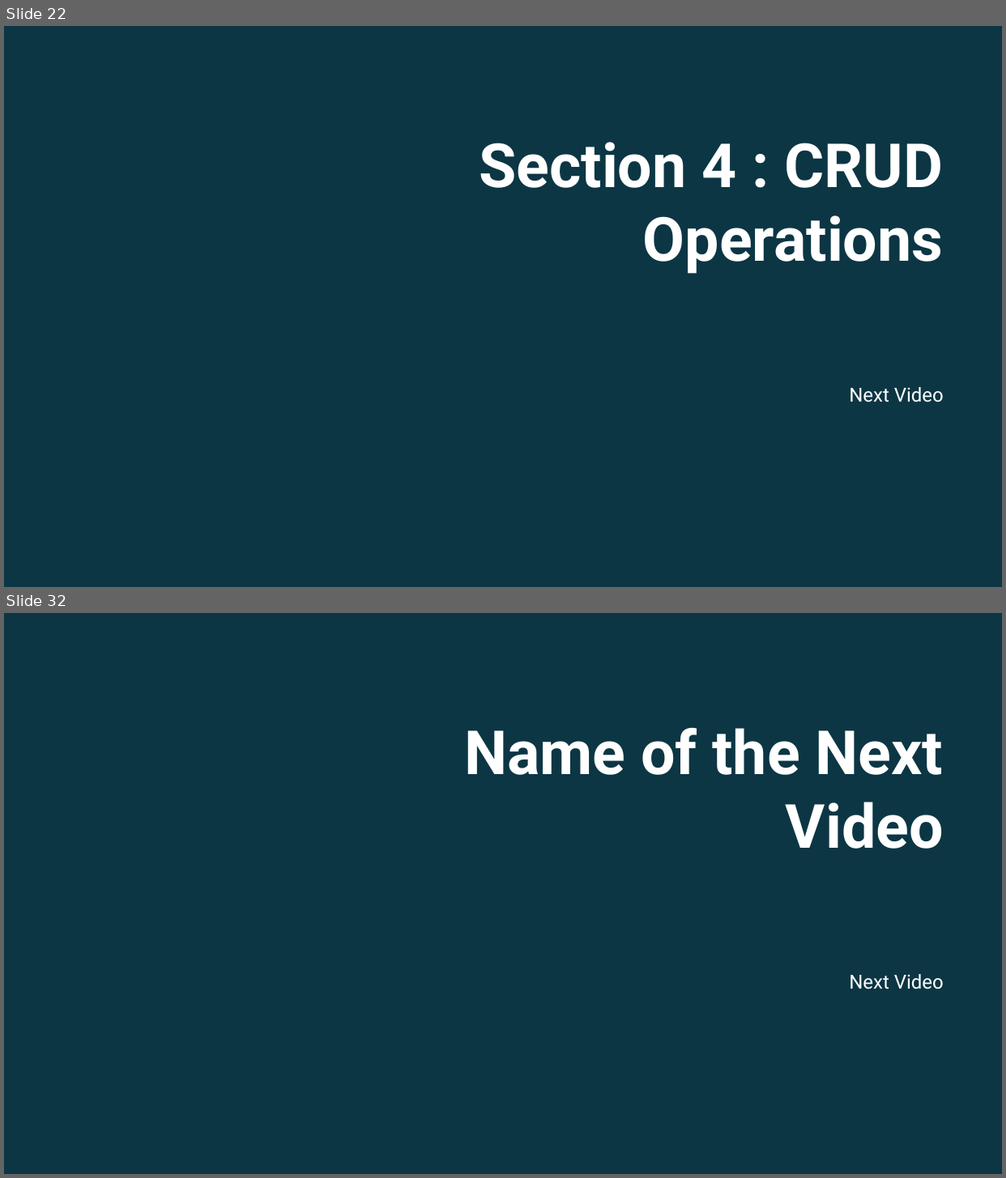
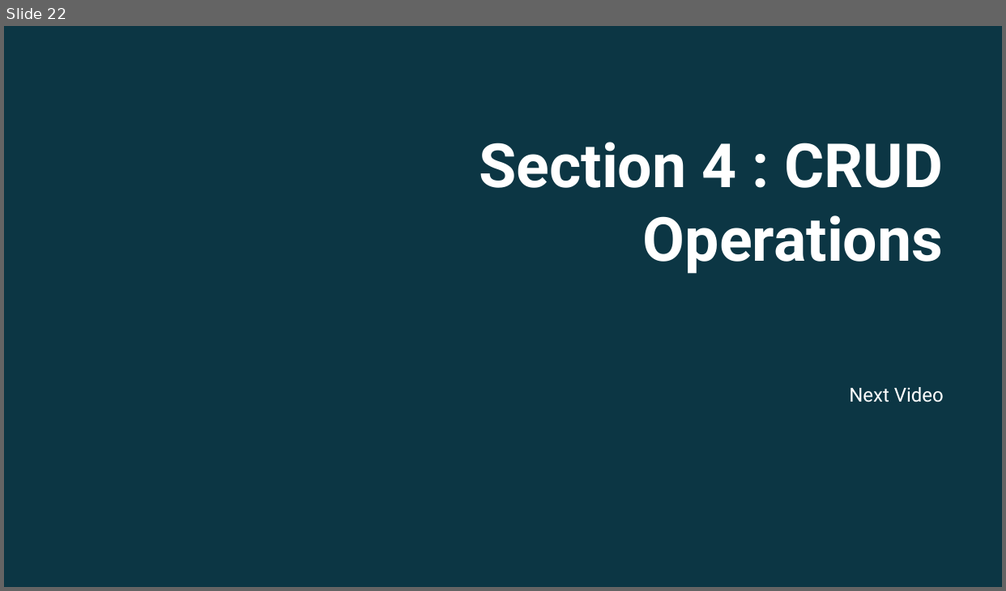
Before and after one commit to twalkerb/Entity-foundation-.NET-6, a slide deck: Sections/Section 3/Entity Fundamentals Using .NET 6_Section 3.pptx. Shown one above the other, each under a label of ours: slides 22 and 32 before the commit, slide 22 after it; the slides between them are not shown. The pictures are 1006x1178 and 1006x591 pixels, drawn with LibreOffice and Linux fonts; fonts in the diff are those of the drawing; background and template pictures are left out; a plain dark background stands for a picture behind light text. Boxes give left, top, right and bottom in pixels: in the first picture for what was removed or moved away, otherwise in the second. Text is boxed around its words. In the diff, an @@ line names an element or a change of style, - is before the commit and + after.

Commit message:
End of Video 3.3

```diff
--- a/Sections/Section 3/Entity Fundamentals Using .NET 6_Section 3.pptx
+++ b/Sections/Section 3/Entity Fundamentals Using .NET 6_Section 3.pptx
@@ slide 32 removed at [4, 613, 1002, 1174], background picture (left out) @@
@@ rectangle removed at [4, 613, 1002, 1174] @@
@@ text removed at [464, 727, 944, 849] @@
-Name of the Next Video
@@ text removed at [849, 974, 944, 990] @@
-Next Video
```
Also in this commit, not shown: 2 slides changed, 9 other slides removed, 24 other files.
